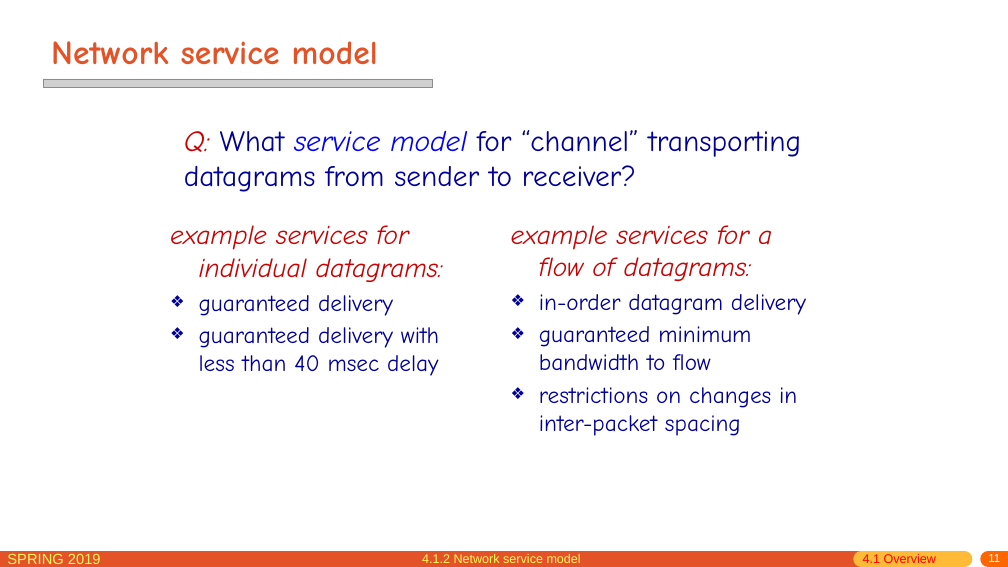
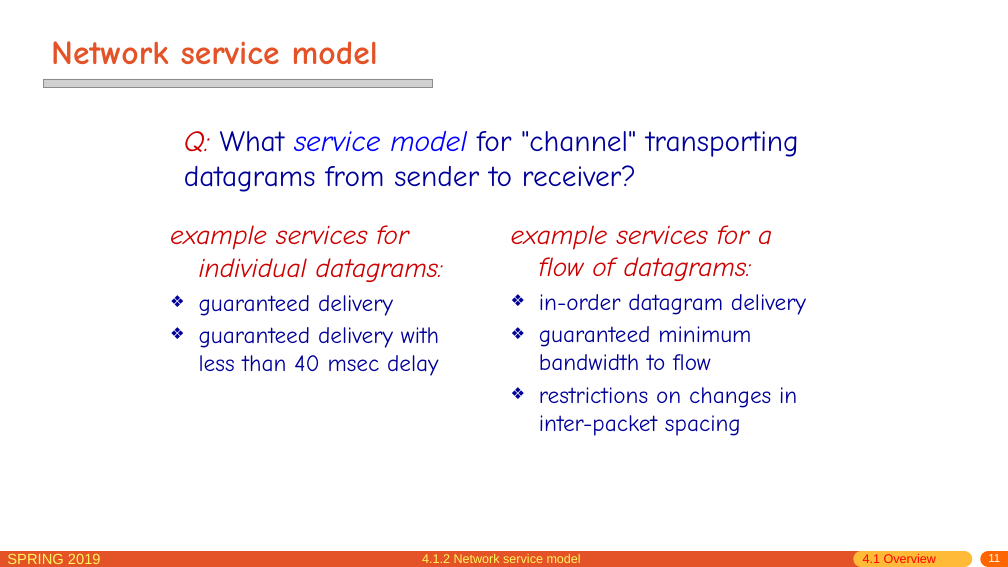
Before and after one commit to jichenghu/PPT_networkDistributed, a slide deck: slide 11 of chapter4.pptx. Drawn at 1008x567 pixels with LibreOffice and Linux fonts; fonts in the diff are those of the drawing; grey boxes stand for pictures. Boxes give left, top, right and bottom in pixels: in the first picture for what was removed or moved away, otherwise in the second. Text is boxed around its words. In the diff, an @@ line names an element or a change of style, - is before the commit and + after.

```diff
--- a/chapter4.pptx
+++ b/chapter4.pptx
@@ text at (184,131,799,192): text changed @@
-Q: What service model for “channel” transporting datagrams from sender to receiver?
+Q: What service model for "channel" transporting datagrams from sender to receiver?
```
Also in this commit, not shown: 28 other slides changed, 8 slides added.
